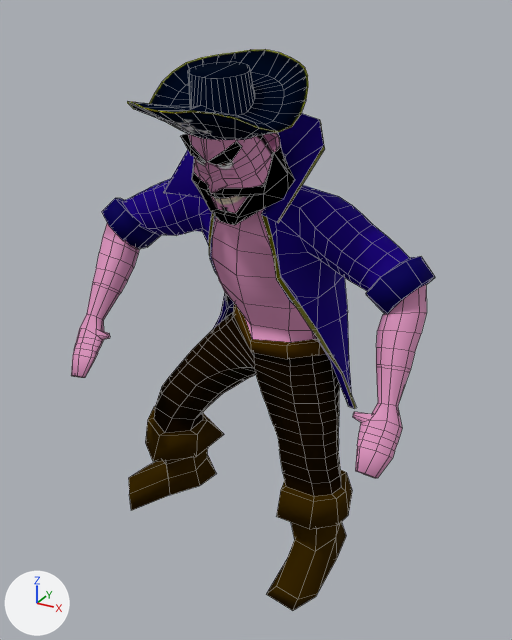
One commit to the OBJ model assets/Animacion/Pirata/Celebracion/PirataCelebracion_000143.obj: the scene before it, then after it.
One viewpoint serves both versions: a 50 mm camera at (4.04, -7.51, 7.74) aimed at (-0.1, 0.03, 3.97). The axes (+X, +Y, +Z) are drawn at lower left. The lights are the same throughout. Mesh edges are drawn as thin lines. Where no turn or scale is listed for an object, it has been applied to the vertices.

Objects in the first picture: 'Pirata_PirataH'.
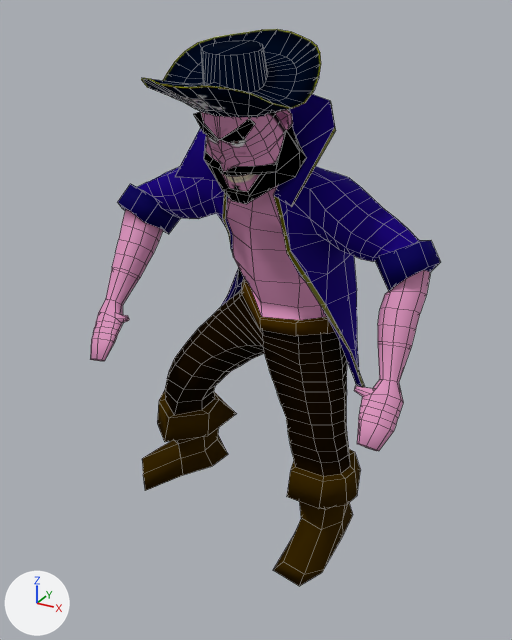
Changed parts and their boxes [x1, y1, x2, y2] in the pictures (512 x 640 px; the box of a moved part takes in the faces that stretch with it):
'Pirata_PirataH', reshaped: before [71, 49, 435, 611]; after [90, 29, 441, 586]
part 1 of me_pirata_piratah, moved or reshaped: before [127, 49, 308, 140]; after [141, 29, 321, 118]
part 2 of me_pirata_piratah, moved or reshaped: before [71, 114, 435, 611]; after [90, 94, 441, 586]

What the commit changed:
me_pirata_piratah is used by ob_pirata_piratah; location (0.0, 0.0, 0.0).
me_pirata_piratah had 1340 vertices, 1341 faces and spanned x -2.26..2.23, y -2.03..1.25, z -0.09..7.33.
me_pirata_piratah now has 1340 vertices, 1341 faces and spans x -2.45..2.16, y -1.6..1.79, z -0.16..7.52.
me_pirata_piratah part 1: the loose piece of 216 vertices spanning x -0.86..0.98, y -2.03..-0.16, z 6.37..7.33 is scaled about its middle by 1.04, then moved by (-0.12, 0.46, 0.17).
me_pirata_piratah part 2: 1124 of 1340 vertices moved; they spanned x -2.26..2.23, y -1.59..1.25, z -0.09..7.03 and now span x -2.45..2.16, y -1.16..1.79, z -0.16..7.21; mean shift (-0.12, 0.49, 0.09); largest move (-0.82, 0.74, 4.18) -> (-0.93, 1.43, 4.34).
